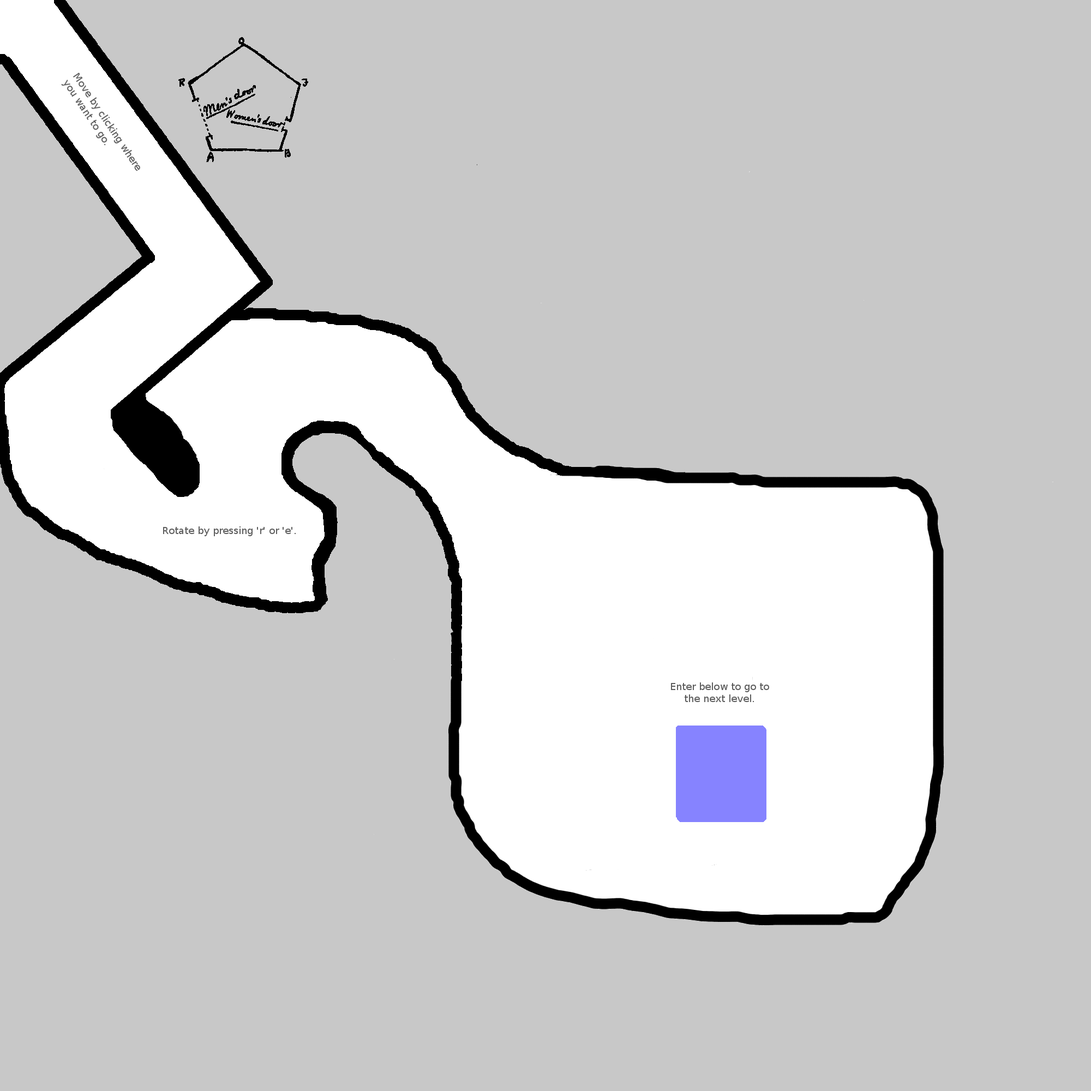
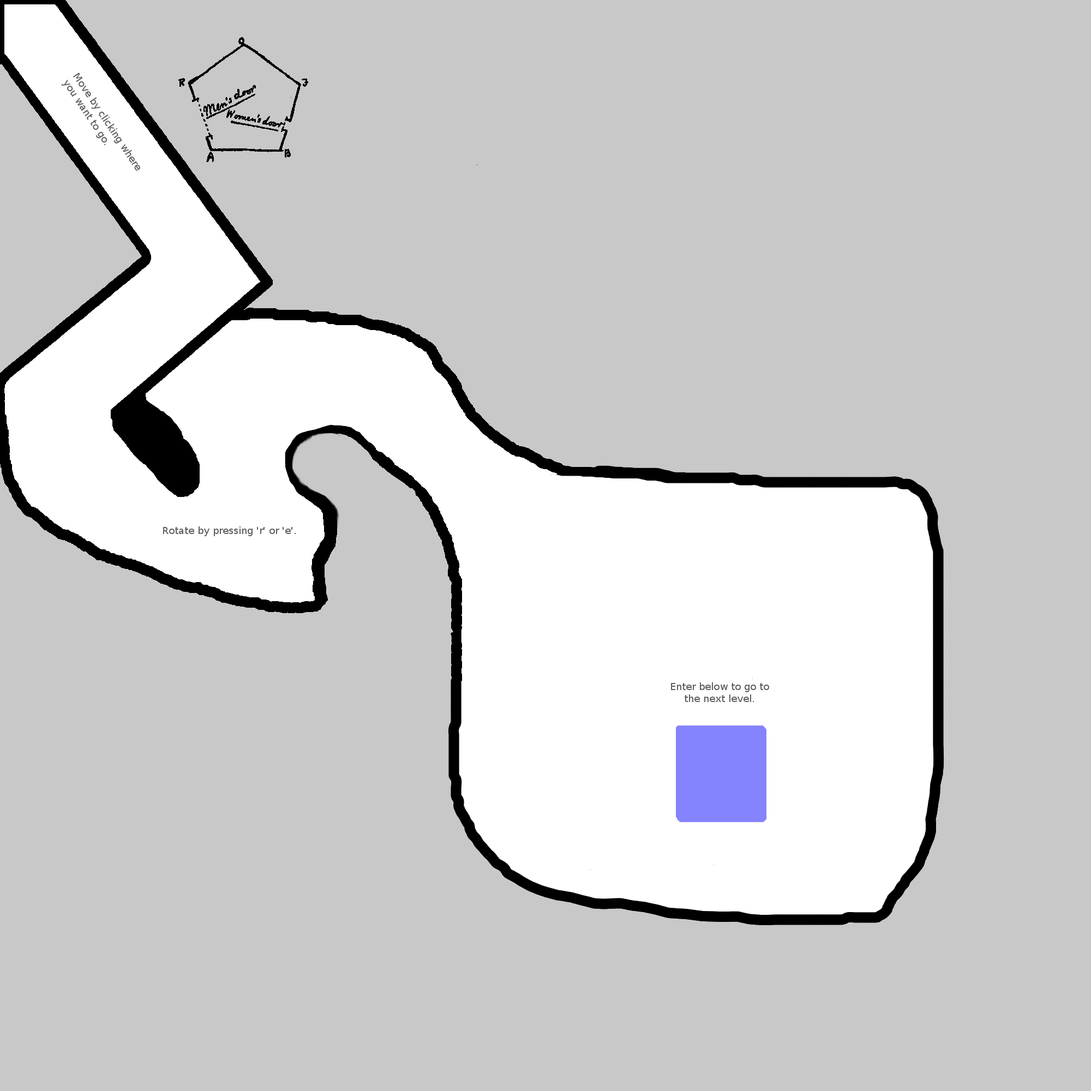
Before/after of a 1091×1091 layered artwork. What changed in the layer stack:
painted on "Background" over [0, 0, 365, 530]
